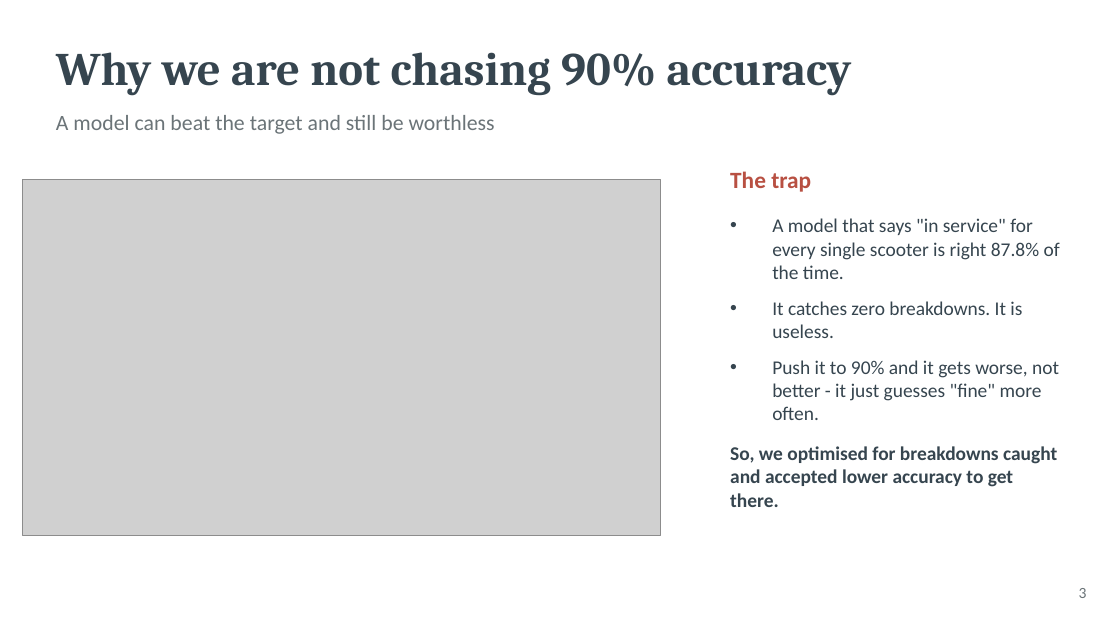
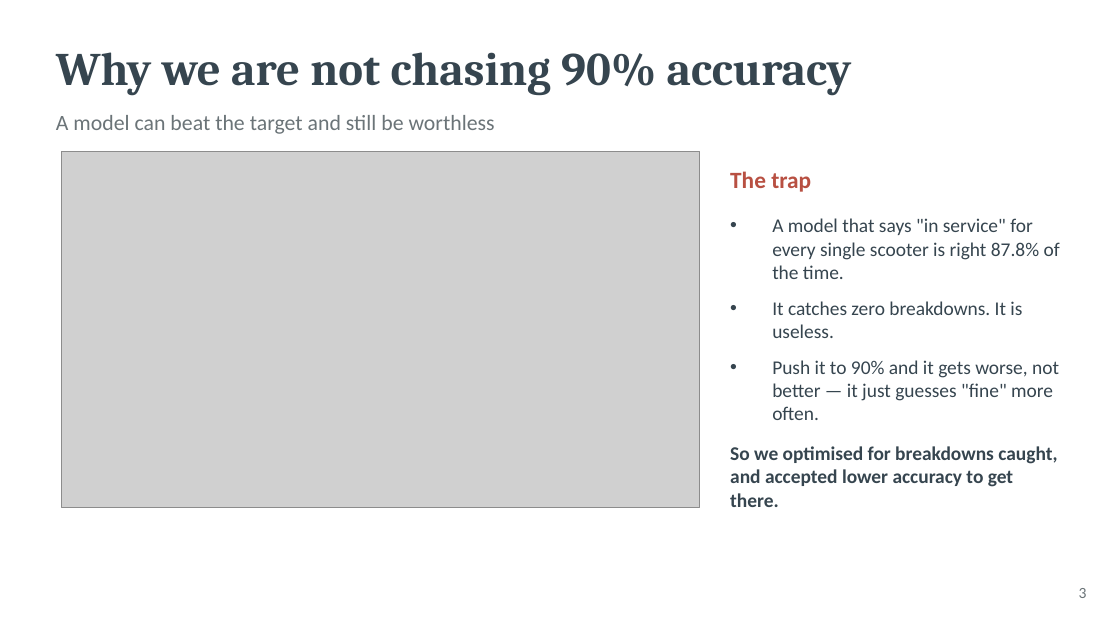
Before and after one commit to nikhilbansal034/pythontutedude, a slide deck: slide 3 of datacamp project/scooter_reliability_presentation.pptx. Drawn at 1120x630 pixels with LibreOffice and Linux fonts; fonts in the diff are those of the drawing; grey boxes stand for pictures. Boxes give left, top, right and bottom in pixels: in the first picture for what was removed or moved away, otherwise in the second. Text is boxed around its words. In the diff, an @@ line names an element or a change of style, - is before the commit and + after.

```diff
--- a/datacamp project/scooter_reliability_presentation.pptx
+++ b/datacamp project/scooter_reliability_presentation.pptx
@@ picture: place and size @@
-picture at [22, 179, 661, 535]
+picture at [62, 151, 700, 507]
@@ text at [772, 360, 1059, 420]: text changed @@
-• Push it to 90% and it gets worse, not better - it just guesses "fine" more often.
+• Push it to 90% and it gets worse, not better — it just guesses "fine" more often.
@@ text at [730, 446, 1057, 507]: text changed @@
-So, we optimised for breakdowns caught and accepted lower accuracy to get there.
+So we optimised for breakdowns caught, and accepted lower accuracy to get there.
```
Also in this commit, not shown: 6 other slides changed, 1 other file.
